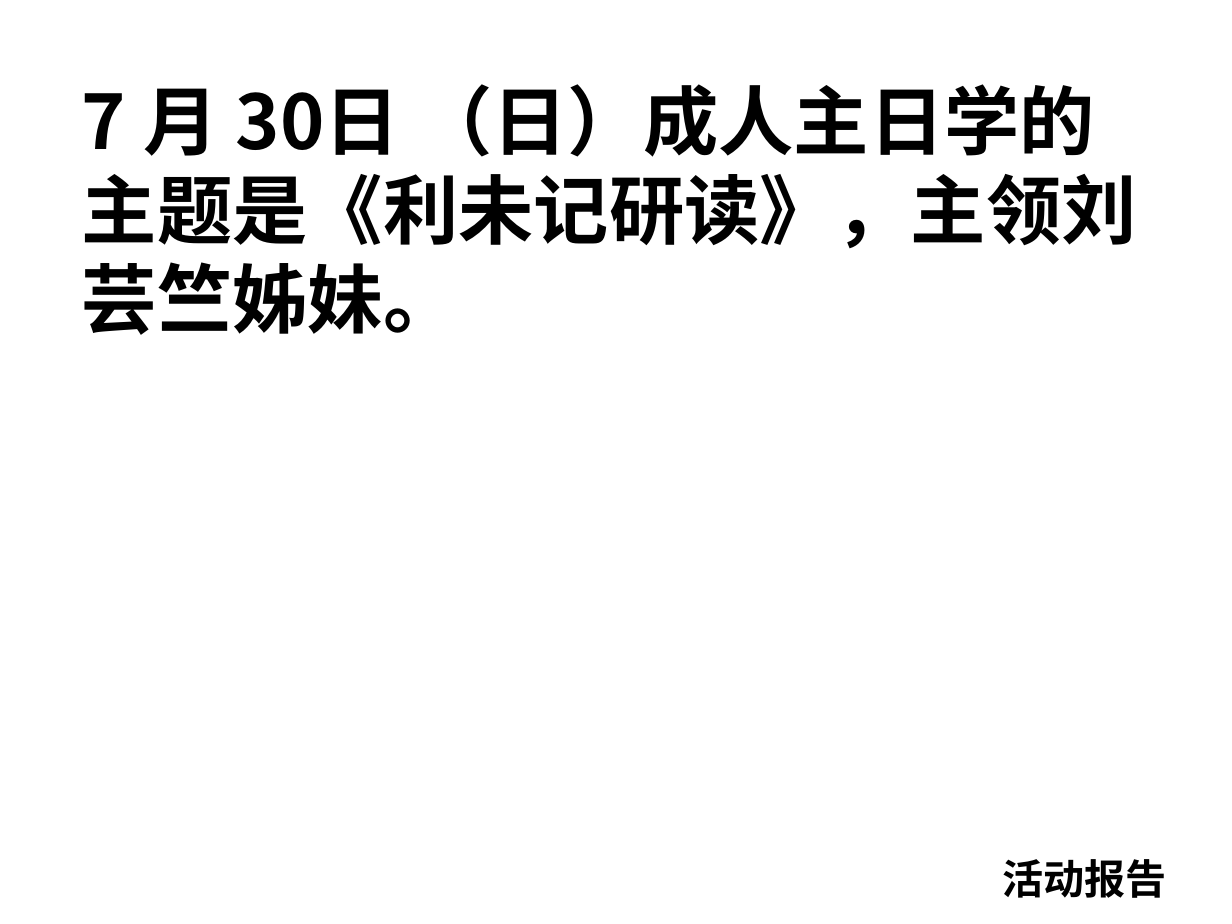
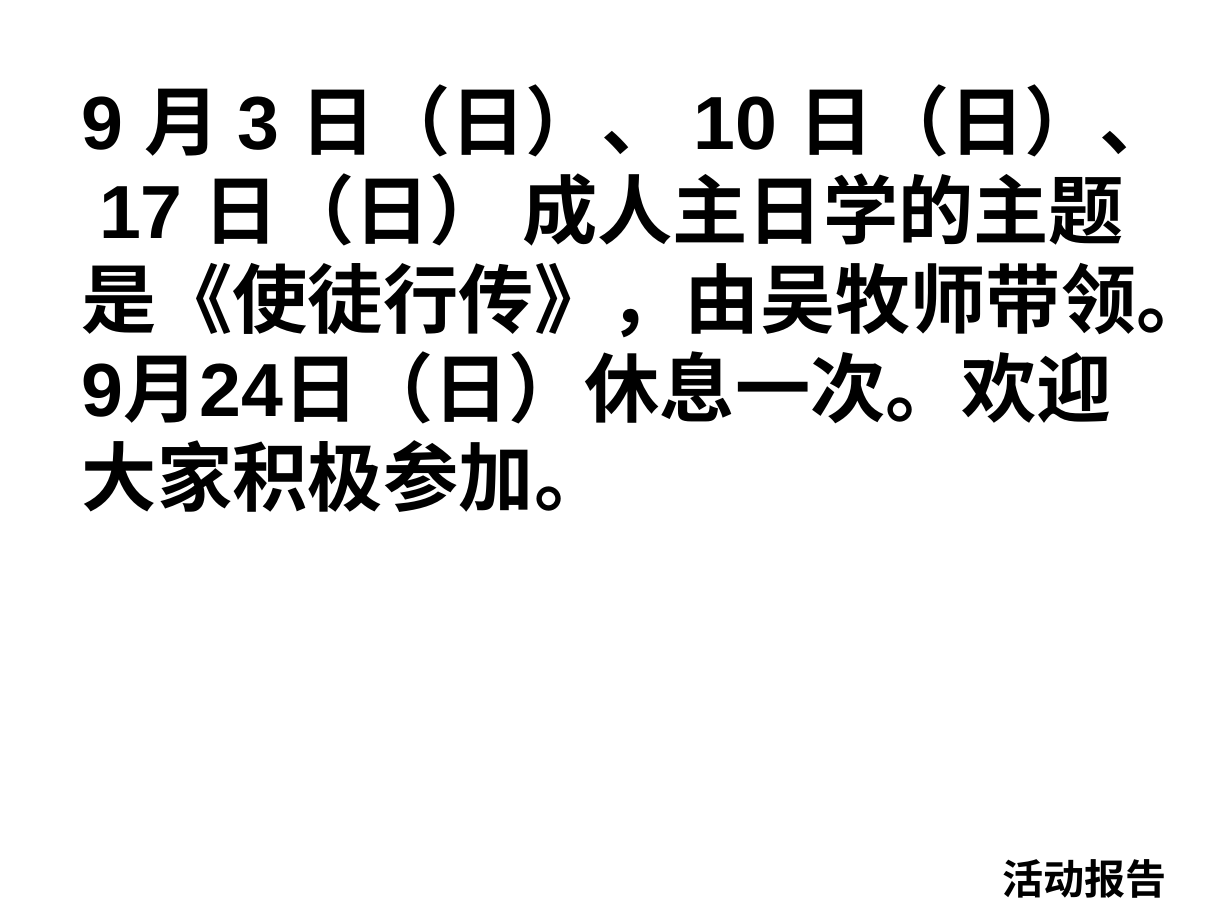
Before and after one commit to jackey-qiu/pyworship, a slide deck: slide 134 of 2023-09-03.pptx (slide 120 before the commit). Drawn at 1232x924 pixels with LibreOffice and Linux fonts; fonts in the diff are those of the drawing. Boxes give left, top, right and bottom in pixels: in the first picture for what was removed or moved away, otherwise in the second. Text is boxed around its words. In the diff, an @@ line names an element or a change of style, - is before the commit and + after.

```diff
--- a/2023-09-03.pptx
+++ b/2023-09-03.pptx
@@ text at box(82, 84, 1212, 512): text changed; font Noto Sans CJK SC to Arial @@
-7 月 30日 （日）成人主日学的主题是《利未记研读》，主领刘芸竺姊妹。
+9 月 3 日（日）、 10 日（日）、 17 日（日） 成人主日学的主题是《使徒行传》，由吴牧师带领。9月24日（日）休息一次。欢迎大家积极参加。
```
Also in this commit, not shown: 38 other slides changed, 82 slides added, 64 slides removed, 14 other files.
